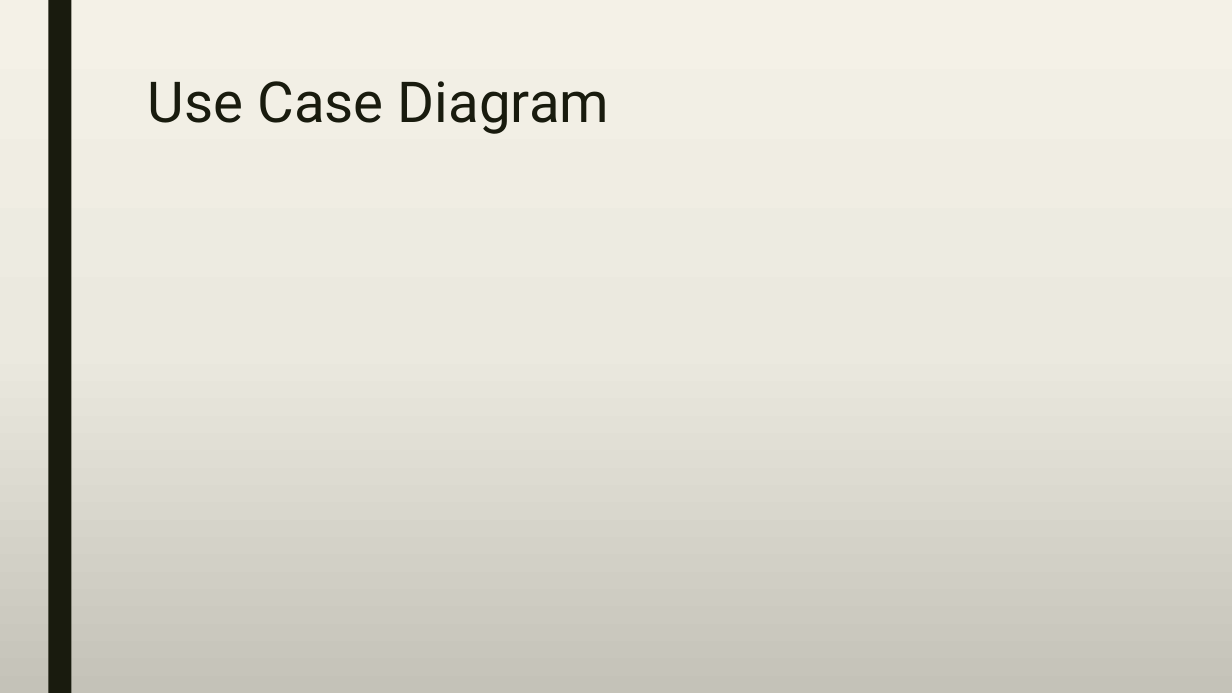
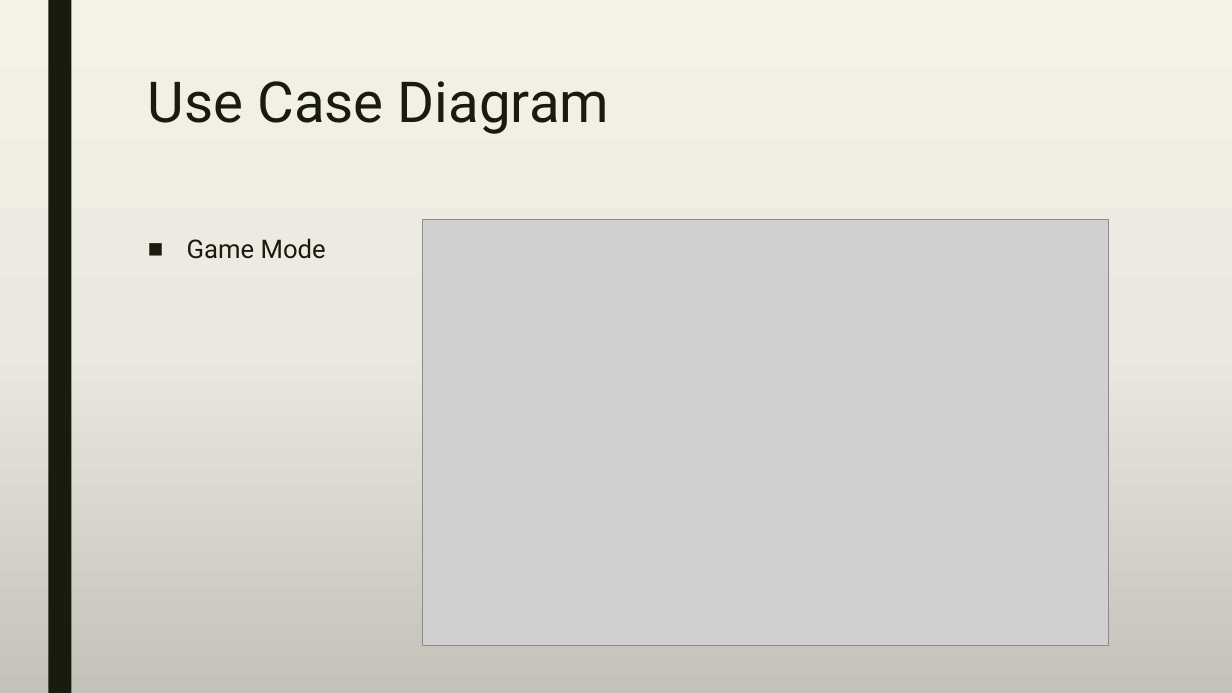
Before and after one commit to A-3li/Capstone, a slide deck: slide 15 of Capstone.pptx (slide 13 before the commit). Drawn at 1232x693 pixels with LibreOffice and Linux fonts; fonts in the diff are those of the drawing; grey boxes stand for pictures. Boxes give left, top, right and bottom in pixels: in the first picture for what was removed or moved away, otherwise in the second. Text is boxed around its words. In the diff, an @@ line names an element or a change of style, - is before the commit and + after.

```diff
--- a/Capstone.pptx
+++ b/Capstone.pptx
@@ text added at box(187, 238, 326, 259), 20 pt, text #191B0E @@
+■ Game Mode
@@ picture added at box(422, 220, 1109, 647) @@
```
Also in this commit, not shown: 6 other slides changed, 4 slides added, 1 slide removed.
